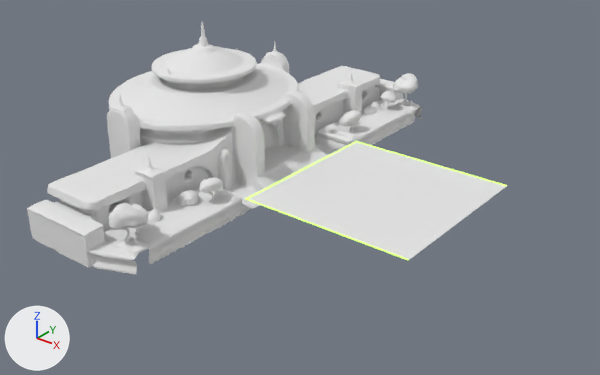
The glTF model assets/arena/arena_combined.glb, before and after one commit.
Before and after are seen from a camera (50 mm lens) standing at (77.4, -120.5, 70.0) and looking at (-16.4, -3.2, -2.7). The axes (+X, +Y, +Z) are drawn at lower left. The lights are the same throughout. The first picture is the older version. Vertices at exactly the same position are counted once.

Objects in the first picture: 'geometry_0', 'geometry_1', 'geometry_2'.
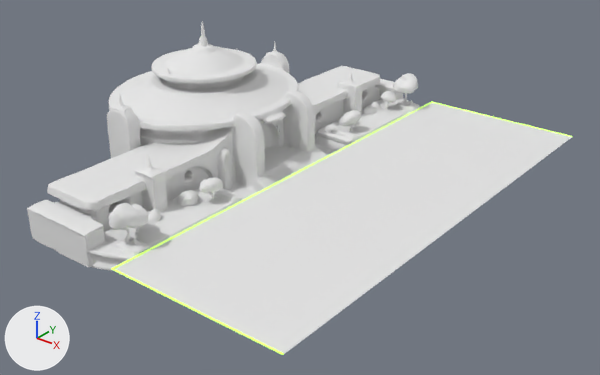
Commit message: Amplía el suelo de la arena al ancho de los muros

The edits, one by one:
me_geometry_1 is used by ob_geometry_1; location (0.0, 0.0, 0.0).
me_geometry_1 had 100 vertices, 162 faces and spanned x -18.0..18.0, y -18.0..18.0, z 0.0.
me_geometry_1 now has 260 vertices, 450 faces and spans x -18.0..18.0, y -50.0..50.0, z 0.0.
me_geometry_1 part 1: 80 vertices added at x -18.0..18.0, y 22.0..50.0, z 0.0.
me_geometry_1 part 2: 80 vertices added at x -18.0..18.0, y -50.0..-22.0, z 0.0.
me_geometry_2 is used by ob_geometry_2; location (0.0, 0.0, 0.0).
me_geometry_2 had 20 vertices, 36 faces and spanned x -17.7..18.0, y -18.0..18.0, z 0.0..0.1.
me_geometry_2 now has 20 vertices, 36 faces and spans x -17.7..18.0, y -50.0..50.0, z 0.0..0.1.
me_geometry_2 part 3: all 10 vertices in x -17.7..18.0, y -18.0..-17.7, z 0.0..0.1 are moved by (0.0, -32.0, 0.0).
me_geometry_2 part 4: all 10 vertices in x -17.7..18.0, y 17.7..18.0, z 0.0..0.1 are moved by (0.0, 32.0, 0.0).

Boxes [x1, y1, x2, y2] around the edits, measured in the pictures (600 x 375 px; the box of a moved part takes in the faces that stretch with it):
'geometry_1', reshaped (76% wider, 112% taller): before [245, 141, 506, 260]; after [111, 102, 572, 355]
'geometry_2', reshaped (77% wider, 112% taller): before [246, 141, 507, 260]; after [111, 102, 573, 355]
part 1 of me_geometry_1, added: after [356, 102, 572, 186]
part 2 of me_geometry_1, added: after [111, 199, 407, 355]
part 3 of me_geometry_2, moved or reshaped: before [246, 199, 409, 260]; after [111, 268, 284, 355]
part 4 of me_geometry_2, moved or reshaped: before [246, 141, 507, 199]; after [113, 102, 573, 269]
